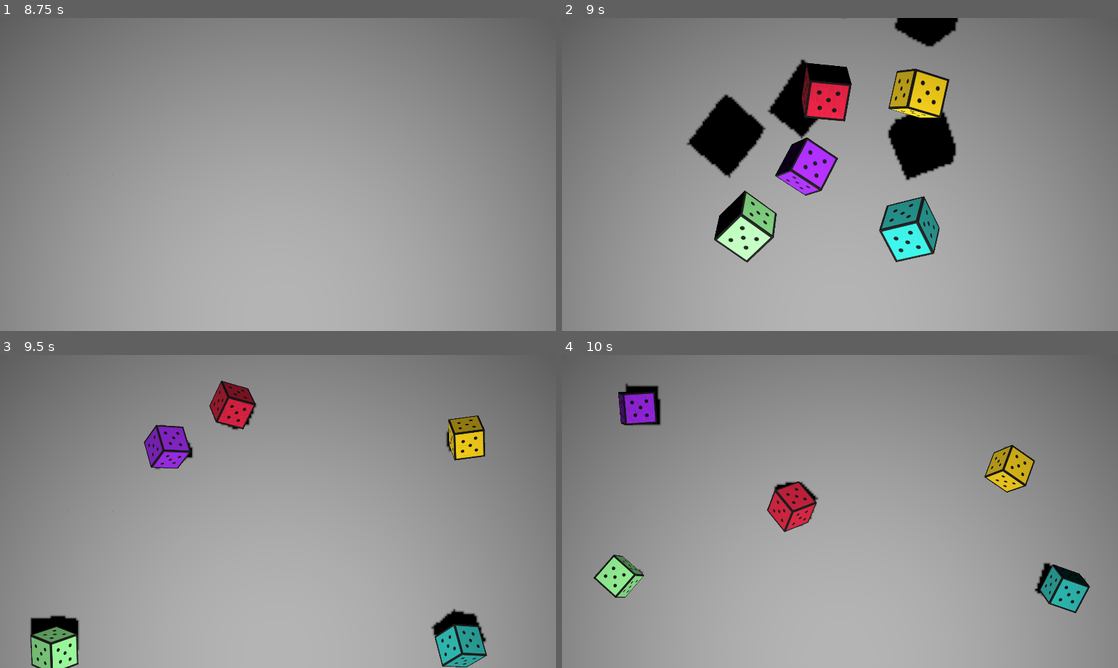
Above: before the commit, frames 1-4 (two rows, left to right).
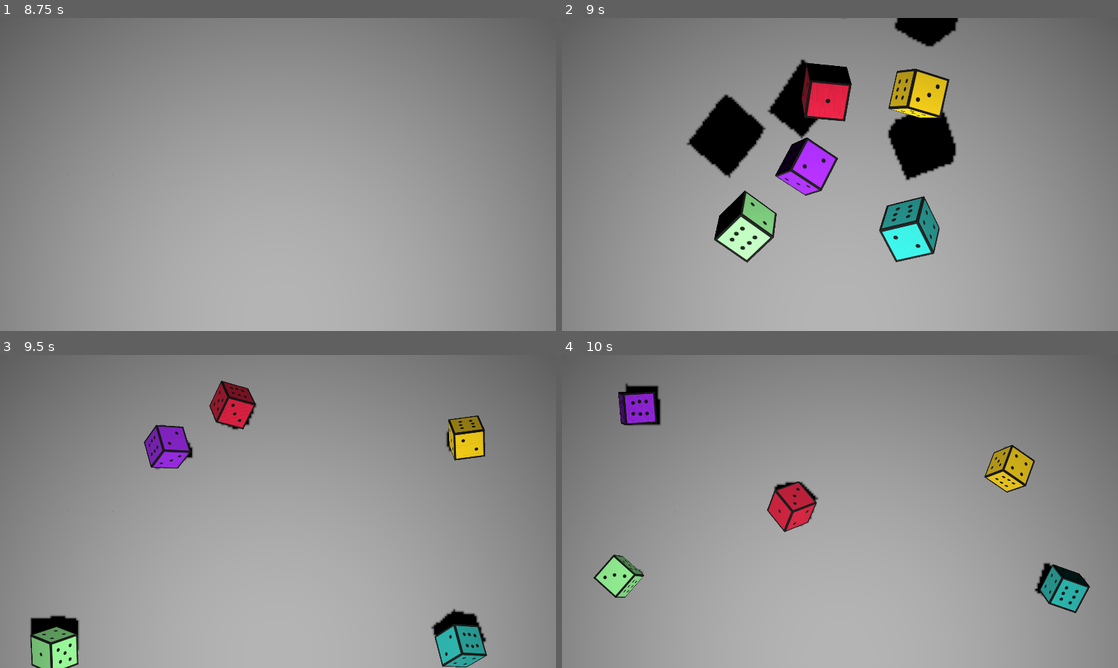
Above: after the commit, the same moments.

Repository: hulien22/bigmode-2023
Game: Godot game, scene res://scenes/combat.tscn
Same seed, same stepped clock (60 frames per second), same inputs: the game is played once before the commit and once after it.
Inputs (mouse positions are in pixels of both pictures, inside the frame that each line leads up to):
- Up to frame 1 (8.75 s): tap Enter at 0.5, 2, 3.5, 4.25 s; move the mouse to (400, 158) at 0.52 s; tap Space (Launch) at 0.6, 1.25, 2.1, 2.75, 3.6, 5.1, 6.6 s; click (400, 158) at 0.67 s; move the mouse to (166, 190) at 1.27 s; tap Shift at 1.35, 2.85, 4.35, 5.85, 8.1 s; click (166, 190) at 1.42 s; move the mouse to (333, 105) at 2.02 s; click (333, 105) at 2.17 s; move the mouse to (250, 237) at 2.77 s; click (250, 237) at 2.92 s; move the mouse to (444, 221) at 3.52 s; click (444, 221) at 3.67 s; move the mouse to (111, 127) at 4.27 s; click (111, 127) at 4.42 s; move the mouse to (305, 174) at 5.02 s; click (305, 174) at 5.17 s; move the mouse to (194, 96) at 5.77 s; click (194, 96) at 5.92 s; move the mouse to (400, 158) at 6.52 s; click (400, 158) at 6.67 s; click "Next" at 7.25 s; move the mouse to (166, 190) at 8.02 s; click (166, 190) at 8.17 s
- Up to frame 2 (9 s): click "ROLL" at 8.75 s
- Up to frame 3 (9.5 s): no input
- Up to frame 4 (10 s): move the mouse to (895, 442) at 9.52 s; tap Space (Launch) at 9.6 s; click (895, 442) at 9.67 s

Frame 1 is identical in both runs. In frame 2, 0.6% of the frame differs, in the area x 27-70%, y 16-78%; in frame 3, 0.4%; in frame 4, 0.4%.

Commit message:
back to regular dice

Diff:
--- a/scenes/player.gd
+++ b/scenes/player.gd
@@ -23,9 +23,9 @@
 			[[1,2,6,5,3,4], Color.PURPLE],
 			[[1,2,6,5,3,4], Color.GOLD],
 			[[1,2,6,5,3,4], Color.LIGHT_GREEN]]
-	dice = [[[5,5,5,5,5,5], Color.LIGHT_SEA_GREEN],
-			[[5,5,5,5,5,5], Color.CRIMSON],
-			[[5,5,5,5,5,5], Color.PURPLE],
-			[[5,5,5,5,5,5], Color.GOLD],
-			[[5,5,5,5,5,5], Color.LIGHT_GREEN]]
+#	dice = [[[5,5,5,5,5,5], Color.LIGHT_SEA_GREEN],
+#			[[5,5,5,5,5,5], Color.CRIMSON],
+#			[[5,5,5,5,5,5], Color.PURPLE],
+#			[[5,5,5,5,5,5], Color.GOLD],
+#			[[5,5,5,5,5,5], Color.LIGHT_GREEN]]
 	relics = []
